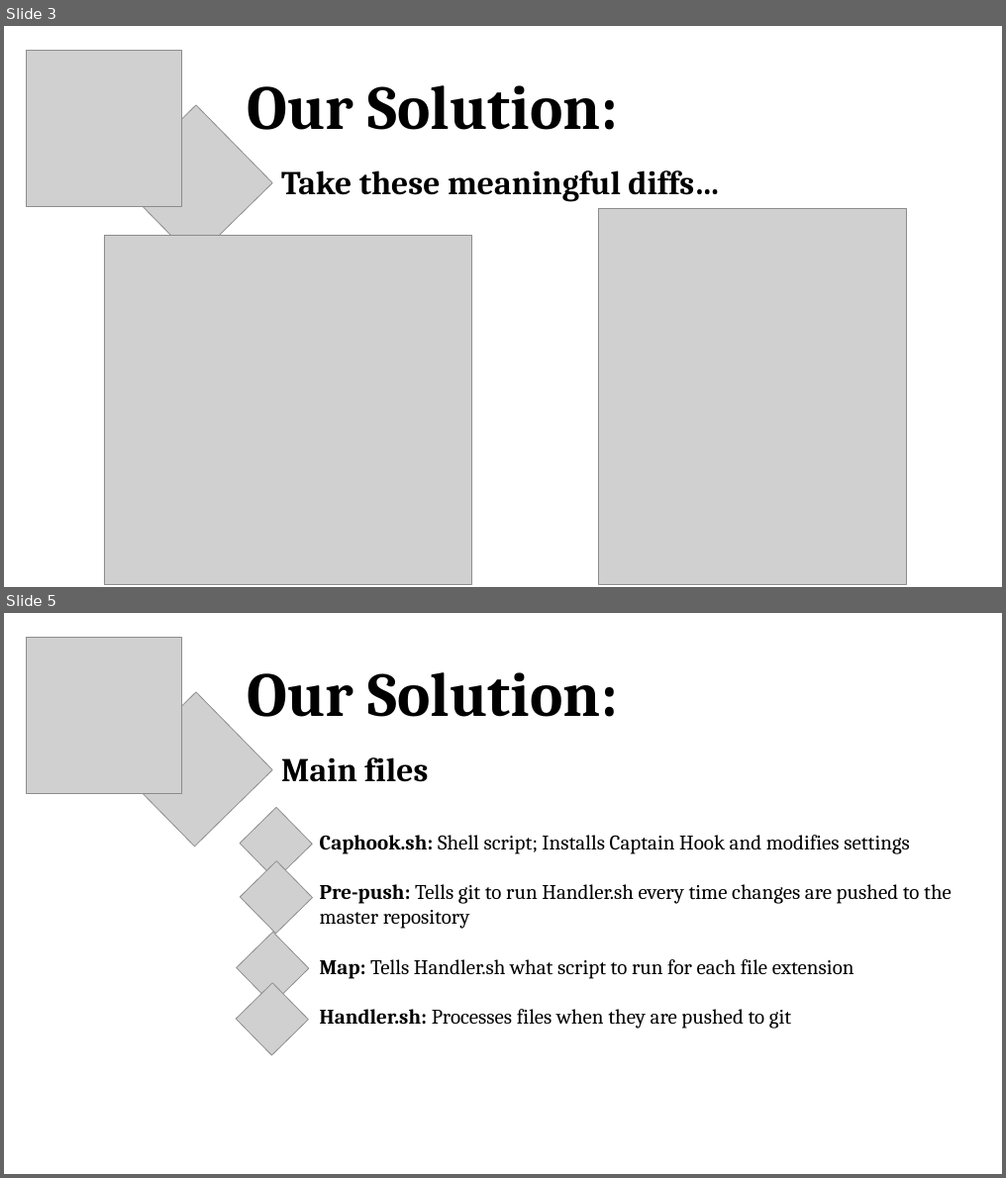
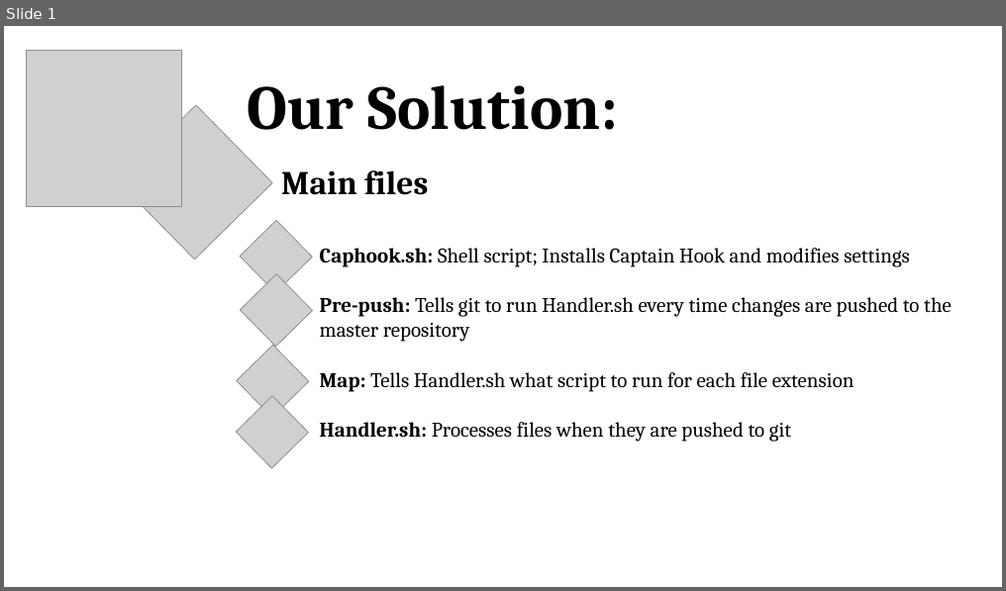
Before and after one commit to andrewsalveson/CaptainHook, a slide deck: presentation/CaptHook_Presentation_Luc.pptx. Shown one above the other, each under a label of ours: slides 3 and 5 before the commit, slide 1 after it; the slides between them are not shown. The pictures are 1006x1178 and 1006x591 pixels, drawn with LibreOffice and Linux fonts; fonts in the diff are those of the drawing; grey boxes stand for pictures. Boxes give left, top, right and bottom in pixels: in the first picture for what was removed or moved away, otherwise in the second. Text is boxed around its words. In the diff, an @@ line names an element or a change of style, - is before the commit and + after.

```diff
--- a/presentation/CaptHook_Presentation_Luc.pptx
+++ b/presentation/CaptHook_Presentation_Luc.pptx
@@ slide 3 removed at (4, 26, 1002, 587), background #FFFFFF @@
@@ picture removed at (26, 50, 181, 205) @@
@@ picture removed at (119, 105, 273, 260) @@
@@ text removed at (248, 85, 618, 130) @@
-Our Solution:
@@ text removed at (281, 171, 720, 202) @@
-Take these meaningful diffs…
@@ picture removed at (599, 209, 906, 585) @@
@@ picture removed at (104, 236, 472, 585) @@
@@ what was slide 5 is now slide 1 @@
```
Also in this commit, not shown: 6 other slides removed.
